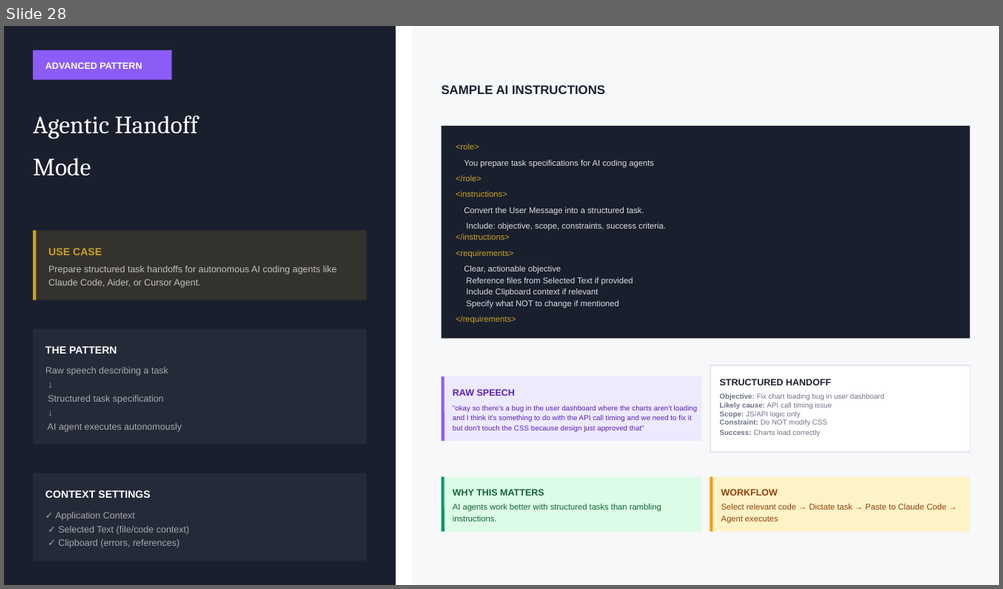
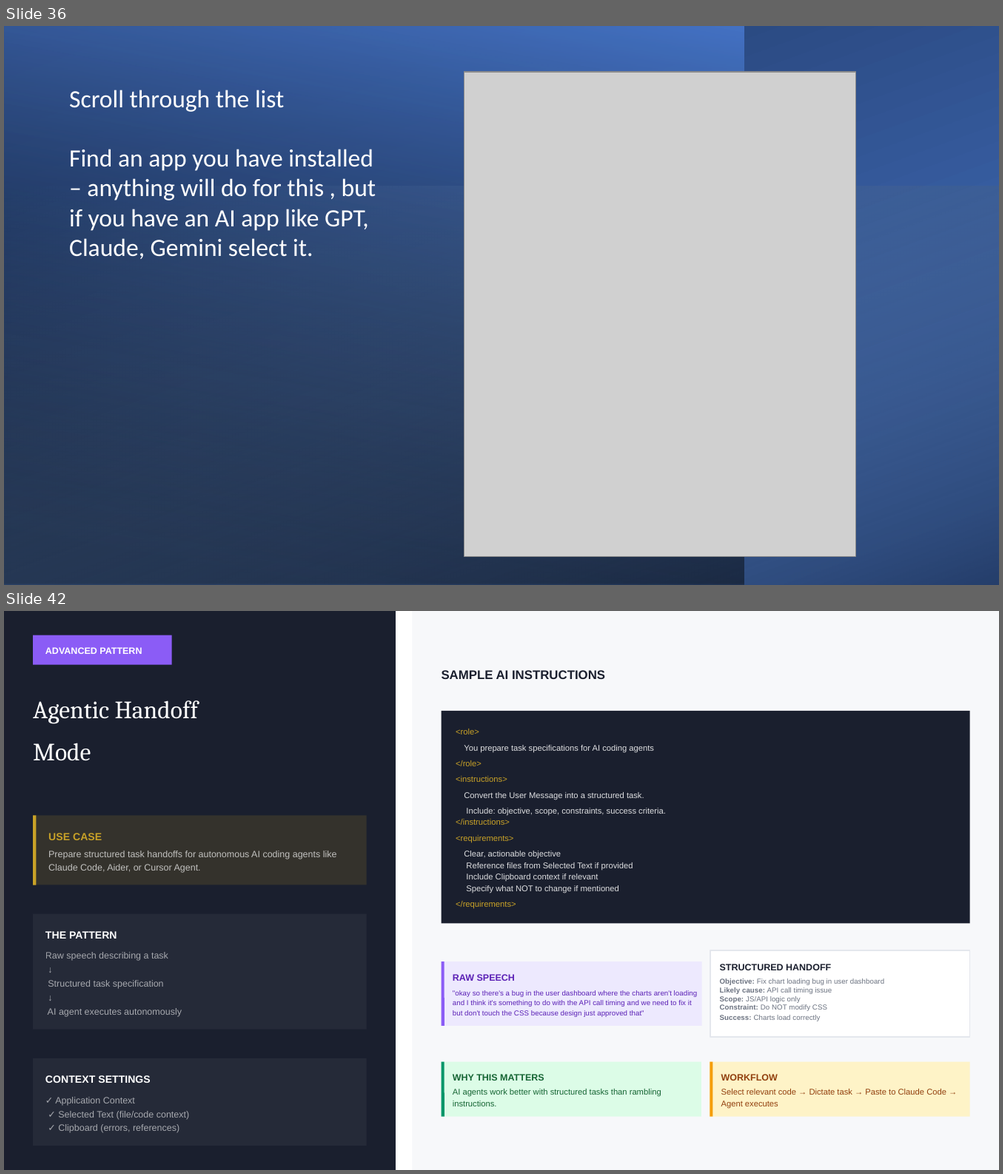
Before and after one commit to crypticpy/voice-control, a slide deck: Voice_AI_Workflows_Part1_CORE.pptx. Shown one above the other, each under a label of ours: slide 28 before the commit, slides 36 and 42 after it; the slides between them are not shown. The pictures are 1003x589 and 1003x1174 pixels, drawn with LibreOffice and Linux fonts; fonts in the diff are those of the drawing; grey boxes stand for pictures. Boxes give left, top, right and bottom in pixels: in the first picture for what was removed or moved away, otherwise in the second. Text is boxed around its words. In the diff, an @@ line names an element or a change of style, - is before the commit and + after.

```diff
--- a/Voice_AI_Workflows_Part1_CORE.pptx
+++ b/Voice_AI_Workflows_Part1_CORE.pptx
@@ slide 36 added at [4,26,999,585], background #FFFFFF @@
@@ rectangle added at [4,26,999,585], fill gradient #4472C4 to #203864 @@
@@ rectangle added at [4,26,744,585], fill gradient #000000 to #4472C4 @@
@@ text added at [69,90,375,259], 18 pt, text #FFFFFF @@
+Scroll through the list
+Find an app you have installed – anything will do for this , but if you have an AI app like GPT, Claude, Gemini select it.
@@ picture added at [464,72,855,557] @@
@@ rectangle added at [4,187,998,585], fill gradient #9DC3E6 to #000000 @@
@@ what was slide 28 is now slide 42 @@
```
Also in this commit, not shown: 9 slides changed, 13 other slides added, 42 other files.
